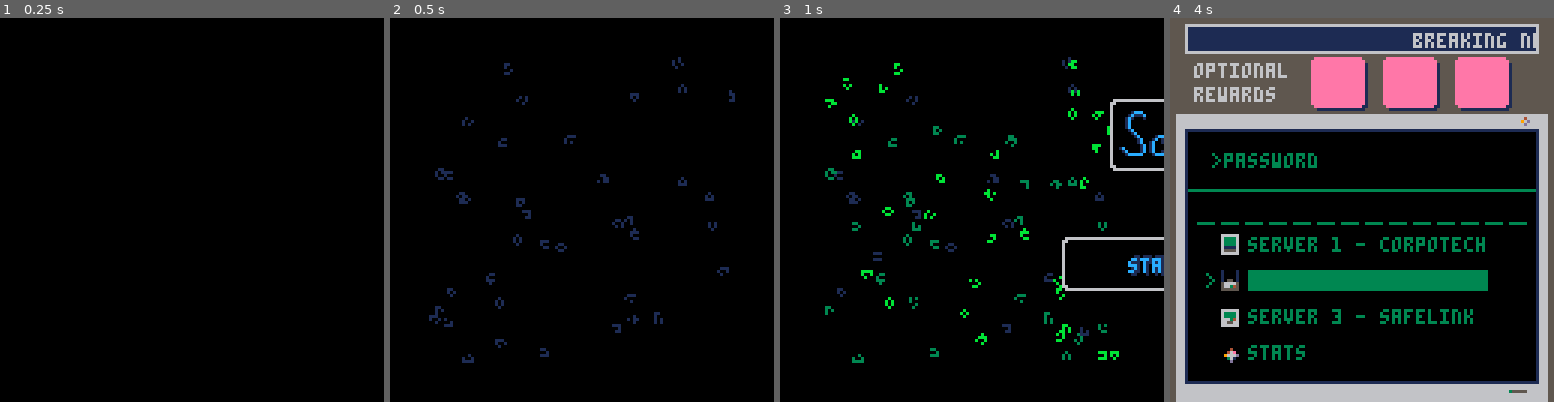
Above: before the commit, frames 1-4 (left to right).
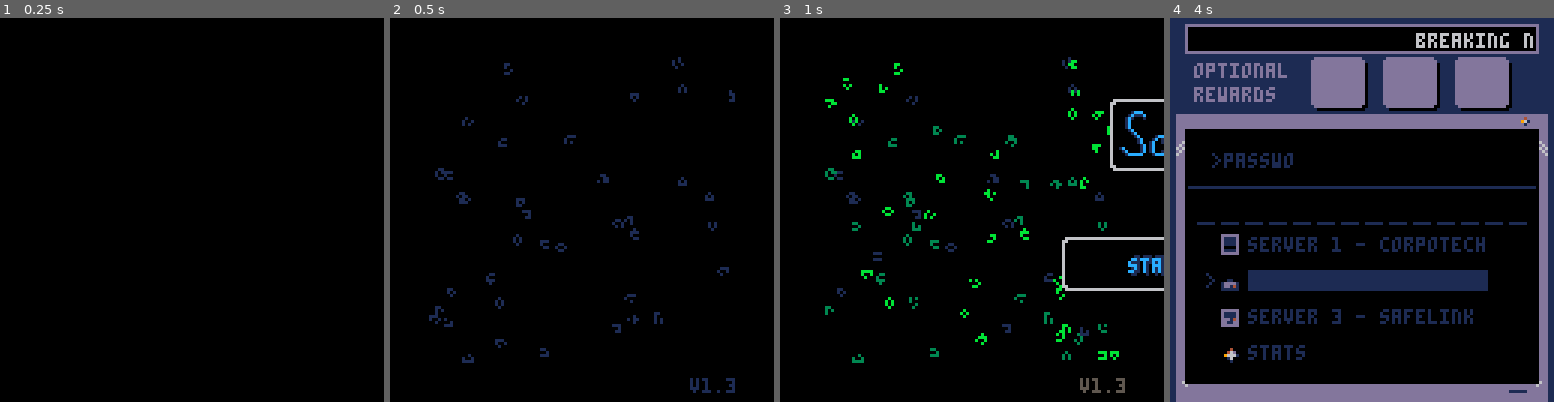
Above: after the commit, the same moments.

Repository: jacobneal65/sokovirus-pico8
Game: PICO-8 cartridge sokovirus1.3.p8
Same seed, same stepped clock (60 frames per second), same inputs: the game is played once before the commit and once after it.
Inputs:
- Up to frame 1 (0.25 s): no input
- Up to frame 2 (0.5 s): tap X (X key) at 0.33 s
- Up to frame 3 (1 s): tap O (Z key) at 0.7 s
- Up to frame 4 (4 s): tap X (X key) at 1.07, 1.85, 2.97 s; hold Right 1.6-2.1 s; tap O (Z key) every 0.4 s from 1.7 to 3.7 s; hold Up 2.15-2.42 s; hold Right 2.47-3.03 s; hold Left 3.08-3.58 s; hold Down 3.63-3.97 s

Frame 1 is identical in both runs. In frame 2, 0.2% of the frame differs, in the area x 78-90%, y 93-98%; in frame 3, 0.2%; in frame 4, 50%, in the area x 0-100%, y 0-100%.

Commit message:
more updates to 1.3

Diff:
--- a/sokovirus1.3.p8
+++ b/sokovirus1.3.p8
@@ -383,8 +382,6 @@
 		elseif mode == 1 then--levels
 			fadeout(0.5)
 			savecart()
-			steps[level]=0--reset steps counter
-			reload(0x1000, 0x1000, 0x2000)
 			init_playlevel()
 
 			sfx(54)--end level
@@ -744,6 +741,11 @@
  	if _btn==4 then--x key
 		restartlevel()
  	end
+	if _btn==5 and mode==1 then
+		sfx(61)--select noise
+		fadeout()
+		init_playlevel()
+	end
 end
 
 function restartlevel()
@@ -807,7 +809,8 @@
 function upd_refresh_level()
 	local lx=levelx[level]
 	local ly=levely[level]
-
+	steps[level]=0
+	reload(0x1000, 0x1000, 0x2000)
 	--restart lock for new world
 	if level==5 or level == 9 or level == 1 then
 		lock={0,0,0}
@@ -1110,7 +1113,8 @@
 	draw_bas_ani()
 	palt(0,true)
 	palt(14,false)
-
+	ver="v1.3"
+	print(ver,100,120,5)
 	if menu_anim then
 		if menu_timer < 0 then
 			menu_timer += 2
@@ -1191,7 +1195,6 @@
 		sfx(51)--select noise
 		music(-1)
 		level=lvlsel+1
-		steps[level]=0--reset steps counter
 		_upd = upd_wait_for_particle--load the level
 	elseif _btn==❎ then
 		--return to menu
@@ -1471,13 +1474,14 @@
 
 function init_stats()
 	music(-1)
-_upd=upd_stats
-_drw=drw_stats
+	loadsteps()
+	_upd=upd_stats
+	_drw=drw_stats
 end
 
 function upd_stats()
 	local _btn=getinput()
-	if _btn==4 then
+	if _btn==5 then
 		init_hub()
 		fadeout()
 	end
@@ -1521,7 +1525,7 @@
 		lvl=lvl+4
 		completed = "★ optimal!"
 	end
-	local _t = "press 🅾️ to exit"
+	local _t = "press ❎ to exit"
 	print(_t,hcenter(_t),8*14,5)
 	draw_scanline()
 end
